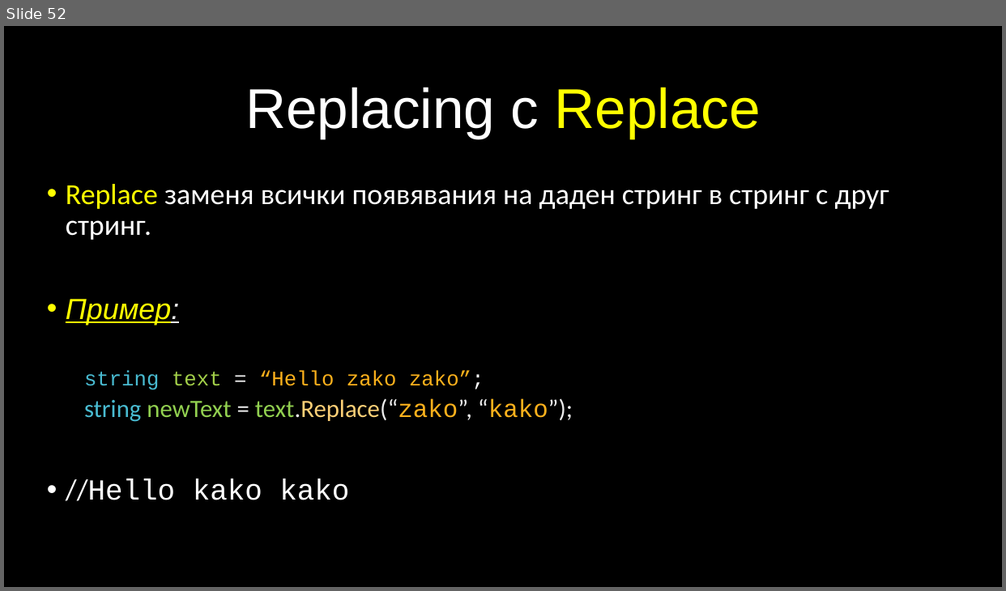
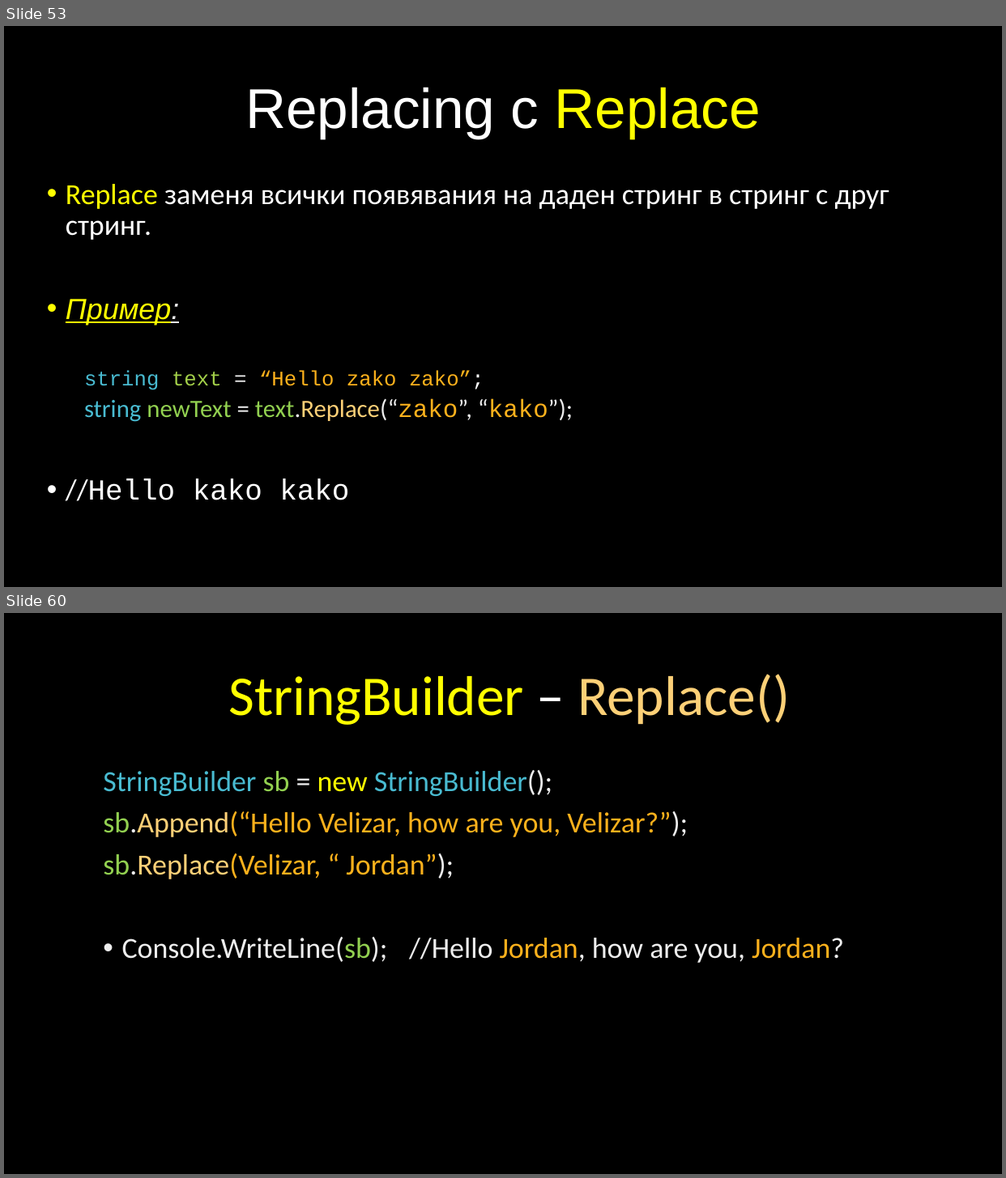
Before and after one commit to velizar92/CSharp-Programming-Presentations, a slide deck: C# Intermediate.pptx. Shown one above the other, each under a label of ours: slide 52 before the commit, slides 53 and 60 after it; the slides between them are not shown. The pictures are 1006x591 and 1006x1178 pixels, drawn with LibreOffice and Linux fonts; fonts in the diff are those of the drawing; background and template pictures are left out. Boxes give left, top, right and bottom in pixels: in the first picture for what was removed or moved away, otherwise in the second. Text is boxed around its words. In the diff, an @@ line names an element or a change of style, - is before the commit and + after.

Commit message:
Latest updates on C# Intermediate -> Text Processing lecture

```diff
--- a/C# Intermediate.pptx
+++ b/C# Intermediate.pptx
@@ slide 60 added at bbox=[4, 613, 1002, 1174], background picture (left out) @@
@@ title added at bbox=[228, 674, 790, 725], 54 pt, text #FFFF00 @@
+StringBuilder – Replace()
@@ text added at bbox=[103, 770, 844, 963], 28 pt, text #FCB11C @@
+StringBuilder sb = new StringBuilder();
+sb.Append(“Hello Velizar, how are you, Velizar?”);
+sb.Replace(Velizar, “ Jordan”);
+• Console.WriteLine(sb); //Hello Jordan, how are you, Jordan?
@@ what was slide 52 is now slide 53 @@
```
Also in this commit, not shown: 8 other slides added.
